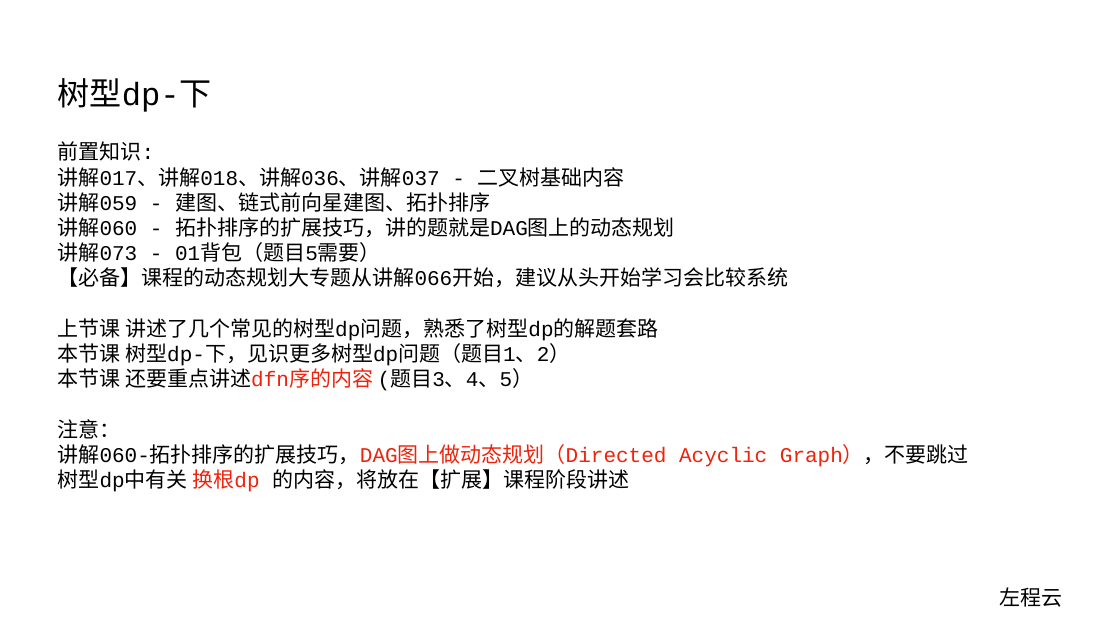
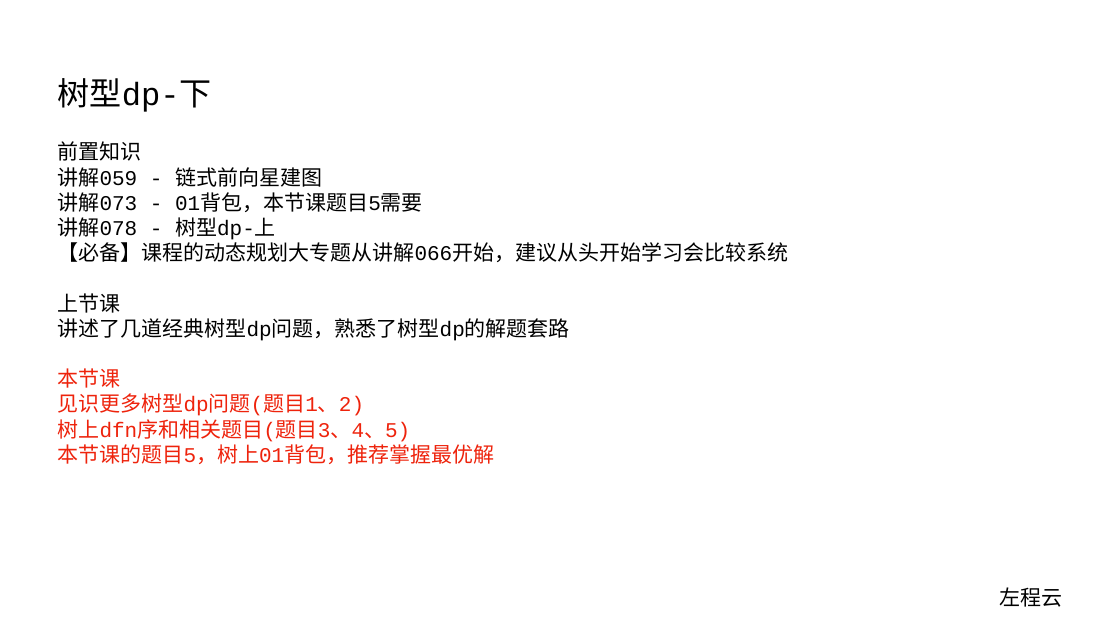
Before and after one commit to algorithmzuo/algorithm-journey, a slide deck: slide 1 of ppt/算法讲解079【必备】树型dp-下.pptx. Drawn at 1120x630 pixels with LibreOffice and Linux fonts; fonts in the diff are those of the drawing. Boxes give left, top, right and bottom in pixels: in the first picture for what was removed or moved away, otherwise in the second. Text is boxed around its words. In the diff, an @@ line names an element or a change of style, - is before the commit and + after.

Commit message:
modify code

```diff
--- a/ppt/算法讲解079【必备】树型dp-下.pptx
+++ b/ppt/算法讲解079【必备】树型dp-下.pptx
@@ text at (x1=58, y1=141, x2=423, y2=240): text changed @@
-前置知识:
-讲解017、讲解018、讲解036、讲解037 - 二叉树基础内容
-讲解059 - 建图、链式前向星建图、拓扑排序
-讲解060 - 拓扑排序的扩展技巧，讲的题就是DAG图上的动态规划
-讲解073 - 01背包（题目5需要）
+前置知识
+讲解059 - 链式前向星建图
+讲解073 - 01背包，本节课题目5需要
+讲解078 - 树型dp-上
@@ text at (x1=58, y1=293, x2=570, y2=464): text changed; text colour #000000 to #EE230C @@
-上节课 讲述了几个常见的树型dp问题，熟悉了树型dp的解题套路
-本节课 树型dp-下，见识更多树型dp问题（题目1、2）
-本节课 还要重点讲述dfn序的内容 (题目3、4、5）
-注意：
-讲解060-拓扑排序的扩展技巧，DAG图上做动态规划（Directed Acyclic Graph），不要跳过
-树型dp中有关 换根dp 的内容，将放在【扩展】课程阶段讲述
+上节课
+讲述了几道经典树型dp问题，熟悉了树型dp的解题套路
+本节课
+见识更多树型dp问题(题目1、2)
+树上dfn序和相关题目(题目3、4、5)
+本节课的题目5，树上01背包，推荐掌握最优解
```
Also in this commit, not shown: 1 other slide changed.
